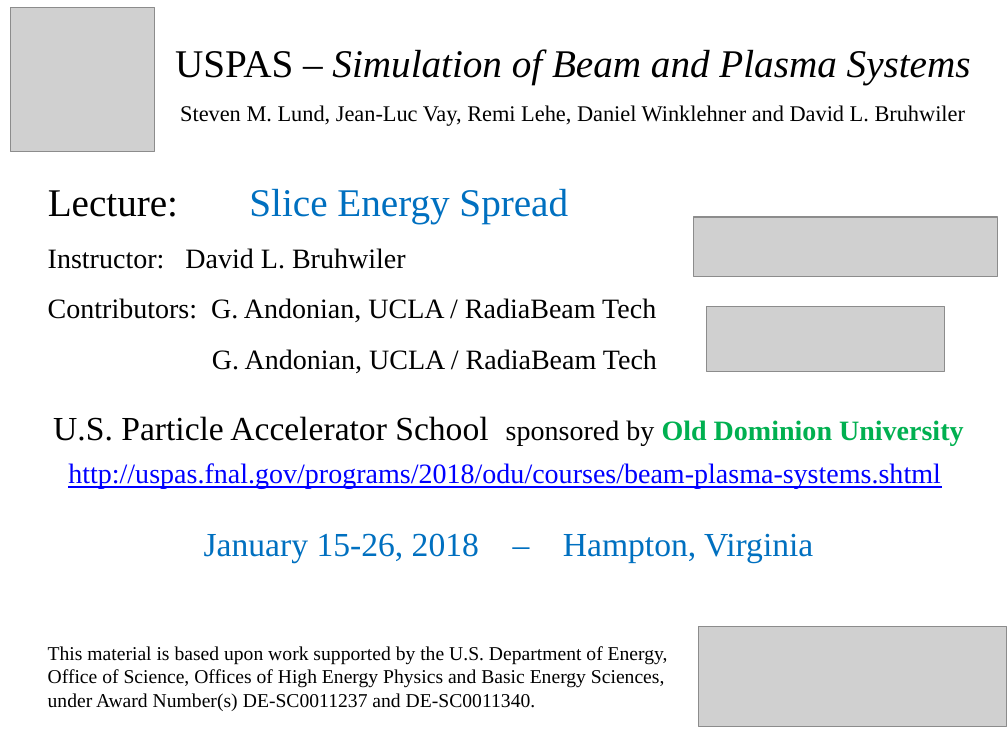
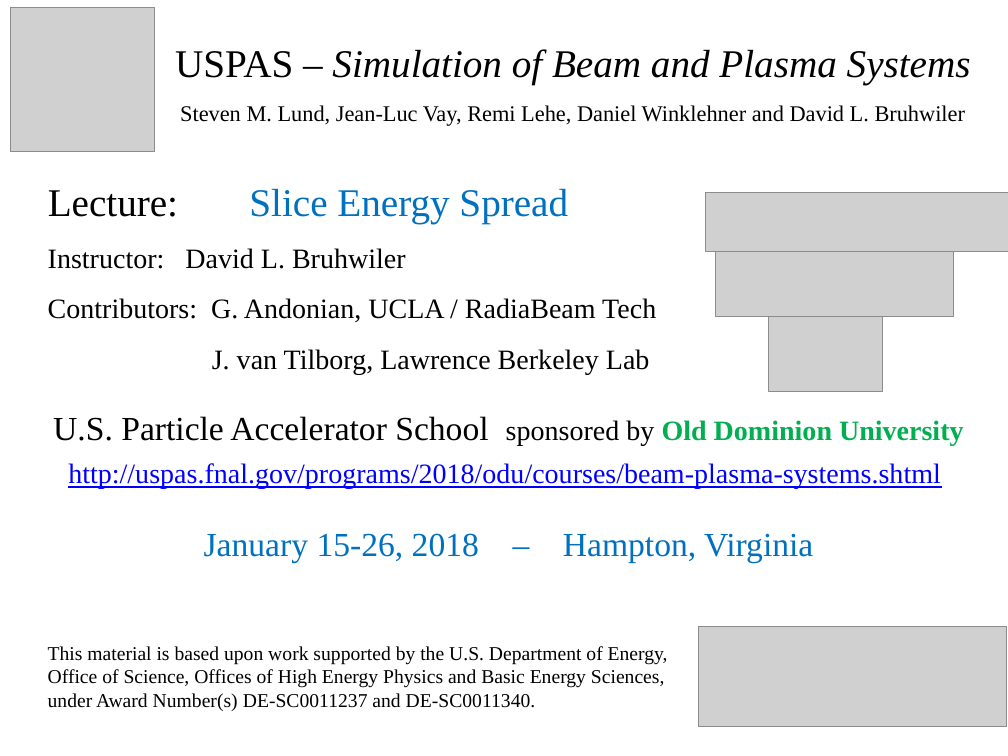
Before and after one commit to uspas/simbeamplasma18, a slide deck: slide 1 of slice_de/04_Slice_dE.pptx. Drawn at 1008x756 pixels with LibreOffice and Linux fonts; fonts in the diff are those of the drawing; grey boxes stand for pictures. Boxes give left, top, right and bottom in pixels: in the first picture for what was removed or moved away, otherwise in the second. Text is boxed around its words. In the diff, an @@ line names an element or a change of style, - is before the commit and + after.

```diff
--- a/slice_de/04_Slice_dE.pptx
+++ b/slice_de/04_Slice_dE.pptx
@@ picture: place and size @@
-picture at box(694, 217, 997, 276)
+picture at box(706, 193, 1008, 252)
@@ picture: place and size @@
-picture at box(707, 306, 944, 371)
+picture at box(716, 251, 954, 316)
@@ picture added at box(769, 317, 883, 391) @@
@@ text at box(212, 349, 650, 374): text changed @@
-G. Andonian, UCLA / RadiaBeam Tech
+J. van Tilborg, Lawrence Berkeley Lab
```
Also in this commit, not shown: 3 slides added, 4 slides removed, 5 other files.
